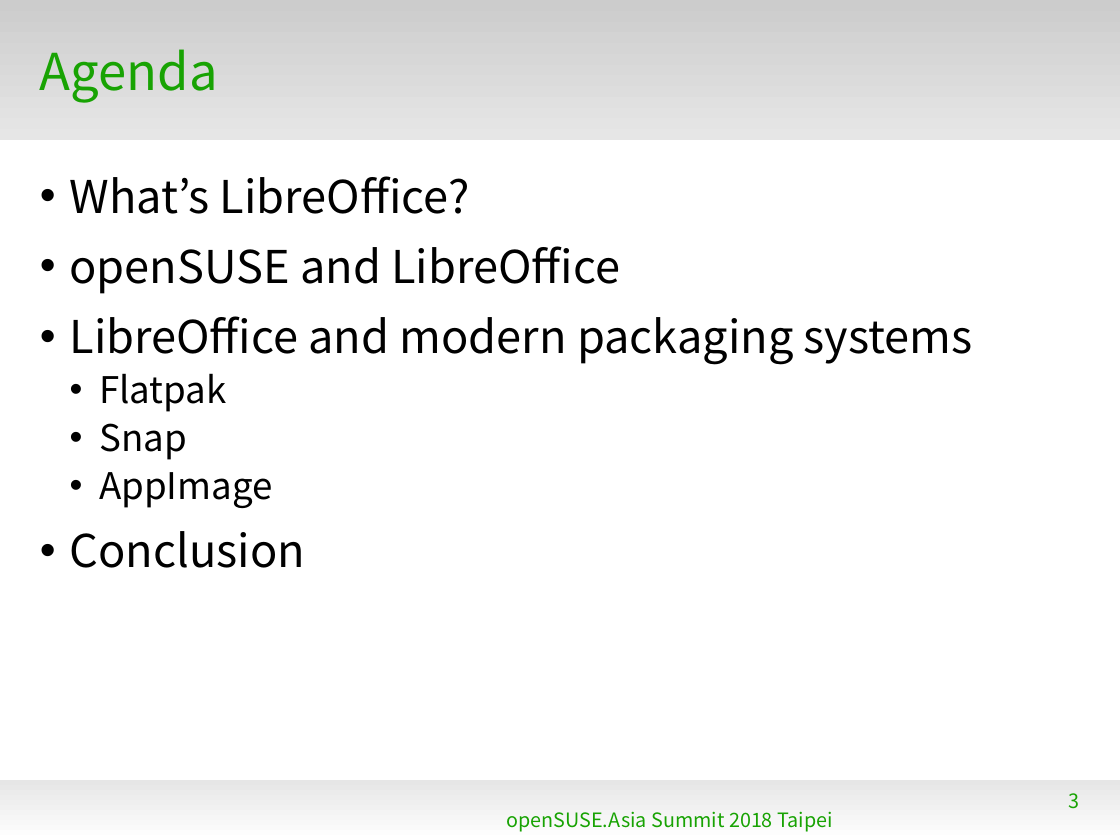
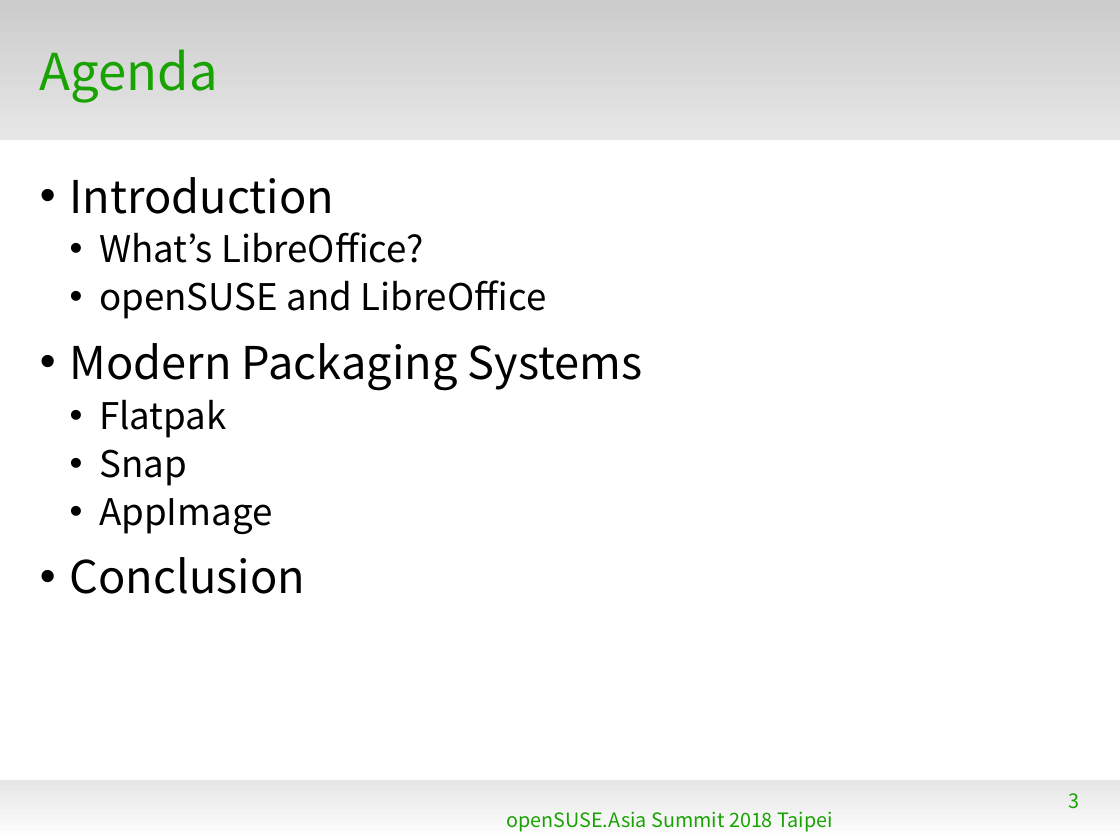
Before and after one commit to naruoga/KantoLibreOffice, a slide deck: slide 3 of 2018-08-openSUSEasia/LatestLibreOffice-openSUSEAsia2018.odp. Drawn at 1120x840 pixels with LibreOffice and Linux fonts; fonts in the diff are those of the drawing; background and template pictures are left out. Boxes give left, top, right and bottom in pixels: in the first picture for what was removed or moved away, otherwise in the second. Text is boxed around its words. In the diff, an @@ line names an element or a change of style, - is before the commit and + after.

```diff
--- a/2018-08-openSUSEasia/LatestLibreOffice-openSUSEAsia2018.odp
+++ b/2018-08-openSUSEasia/LatestLibreOffice-openSUSEAsia2018.odp
@@ text at [70, 177, 335, 214]: paragraph added @@
+• Introduction
@@ text at [99, 232, 546, 319]: size 32 to 26 pt in "What’s LibreOffice?", "openSUSE and LibreOffice"; list level 1 to 2 in "What’s LibreOffice?"; list level 1 to 2 in "openSUSE and LibreOffice" @@
@@ text at [70, 343, 643, 390]: text changed @@
-• LibreOffice and modern packaging systems
+• Modern Packaging Systems
```
Also in this commit, not shown: 5 other slides changed, 31 slides added, 3 slides removed.
